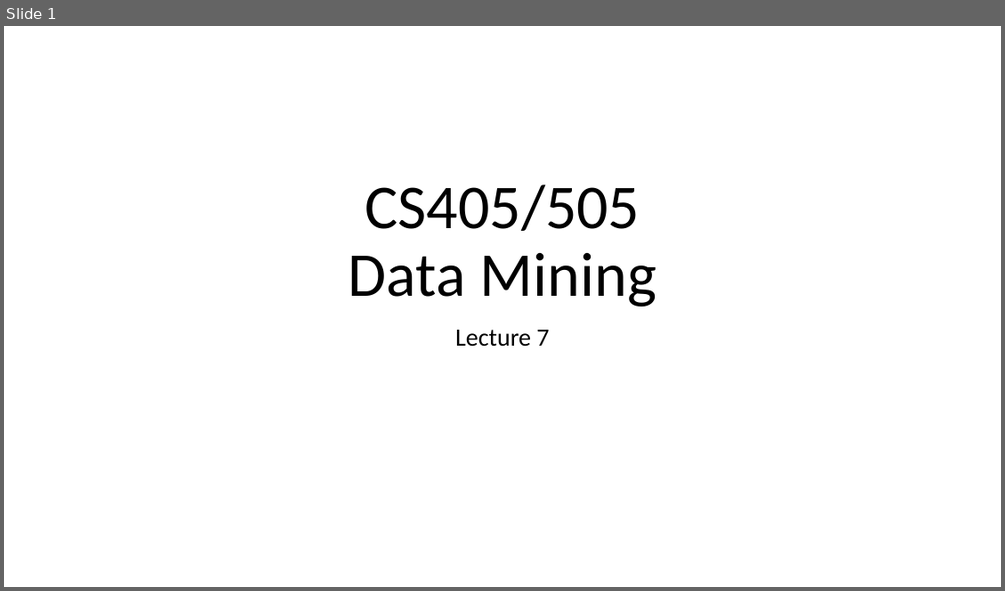
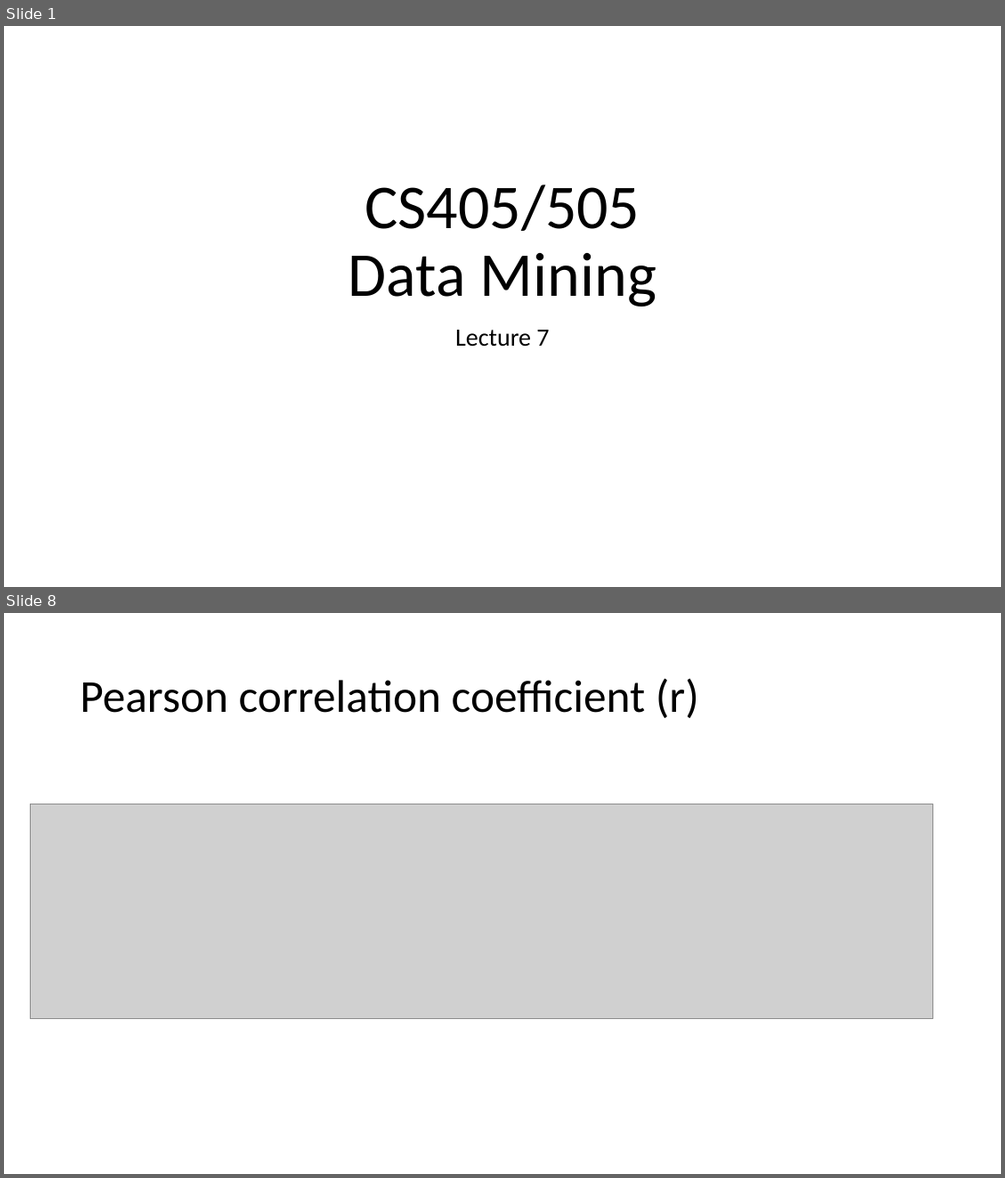
Before and after one commit to russellu/cs405, a slide deck: Lecture_07.pptx. Shown one above the other, each under a label of ours: slide 1 before the commit, slides 1 and 8 after it; the slides between them are not shown. The pictures are 1005x591 and 1005x1178 pixels, drawn with LibreOffice and Linux fonts; fonts in the diff are those of the drawing; grey boxes stand for pictures. Boxes give left, top, right and bottom in pixels: in the first picture for what was removed or moved away, otherwise in the second. Text is boxed around its words. In the diff, an @@ line names an element or a change of style, - is before the commit and + after.

```diff
--- a/Lecture_07.pptx
+++ b/Lecture_07.pptx
@@ slide 8 added at [4,613,1001,1174], background #FFFFFF @@
@@ title added at [80,678,699,718], 44 pt, text #000000 @@
+Pearson correlation coefficient (r)
@@ picture added at [30,804,933,1019] @@
```
Also in this commit, not shown: 1 slide changed, 6 other slides added.
